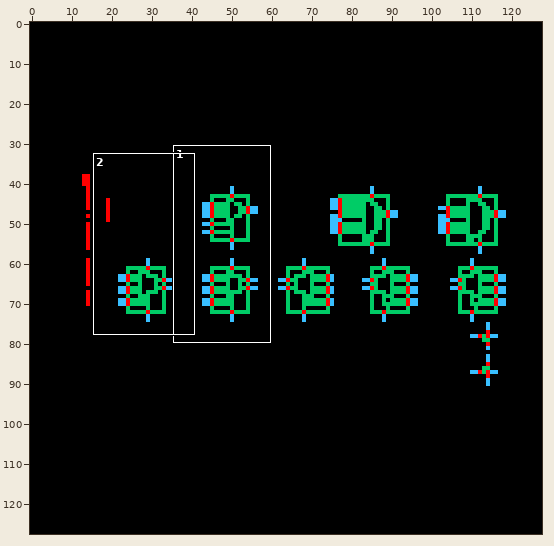
A sprite sheet gets an edit: serdes_bm_templates/rxhalf_ffe1_dfe4/schematic/thumbnail_128x128.png. Above: a wide view before the commit, with the close-up outlined.
Close-up. Before the edit:
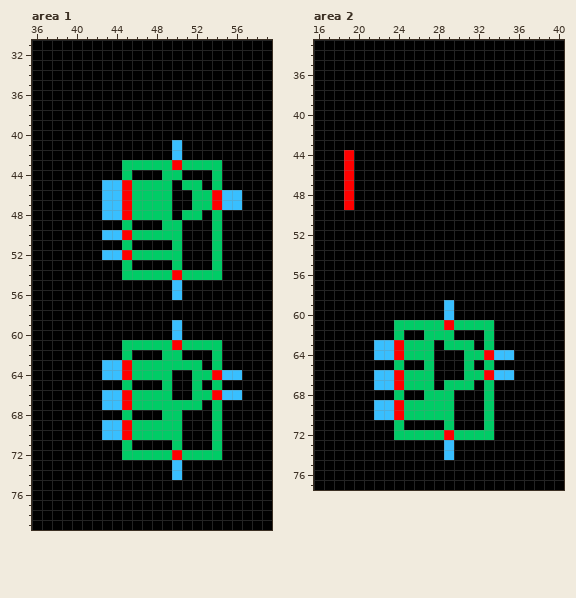
The file is 128x128 pixels. Shown: area 1: x 36..59, y 31..79; area 2: x 16..40, y 33..77. The commit also changed other parts of the picture, which this record leaves out.
New version:
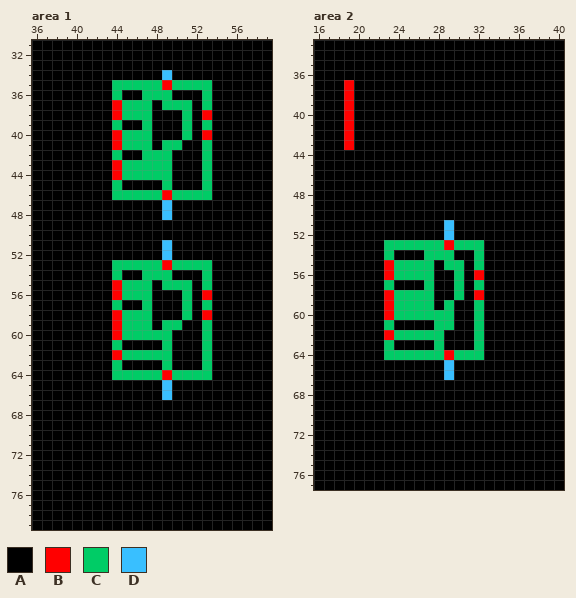
Palette (. is transparent): A #000000  B #ff0000  C #00cc66  D #39bfff
Difference:
Area 1:
y 34: x 49 A -> D
y 35: x 44..53 AAAAAAAAAA -> CCCCCBCCCC
y 36: x 44 A -> C; x 47..49 AAA -> CCC; x 53 A -> C
y 37: x 44..47 AAAA -> BCCC; x 49..51 AAA -> CCC; x 53 A -> C
y 38: x 44..47 AAAA -> BCCC; x 51 A -> C; x 53 A -> B
y 39: x 44 A -> C; x 47 A -> C; x 51 A -> C; x 53 A -> C
y 40: x 44..47 AAAA -> BCCC; x 51 A -> C; x 53 A -> B
y 41: x 44..47 AAAA -> BCCC; x 49..50 AD -> CC; x 53 A -> C
y 42: x 44 A -> C; x 47..50 AAAD -> CCCA; x 53 A -> C
y 43: x 44 A -> B; x 50..52 BCC -> AAA; x 54 C -> A
y 44: x 44 A -> B; x 46..48 AAA -> CCC; x 50 C -> A; x 53..54 AC -> CA
y 45: x 43..48 DDBCCC -> ACAAAA; x 51..54 CCAC -> AACA
y 46: x 43..45 DDB -> ACC; x 49..51 CAA -> BCC; x 54..56 BDD -> AAA
y 47: x 43..49 DDBCCCC -> AAAAAAD; x 52..56 CCBDD -> AAAAA
y 48: x 43..49 DDBCCCC -> AAAAAAD; x 51..52 CC -> AA; x 54 C -> A
y 49: x 45 C -> A; x 49..50 CC -> AA; x 54 C -> A
y 50: x 43..50 DDBCCCCC -> AAAAAAAA; x 54 C -> A
y 51: x 45 C -> A; x 49..50 AC -> DA; x 54 C -> A
y 52: x 43..50 DDBCCCCC -> AAAAAADA; x 54 C -> A
y 53: x 44 A -> C; x 46..49 AAAA -> CCCB; x 51..54 AAAC -> CCCA
y 54: x 44..46 ACC -> CAA; x 50..52 BCC -> AAA; x 54 C -> A
y 55: x 44..47 AAAA -> BCCC; x 49..51 ADA -> CCC; x 53 A -> C
y 56: x 44..47 AAAA -> BCCC; x 50..51 DA -> AC; x 53 A -> B
y 57: x 44 A -> C; x 47 A -> C; x 51 A -> C; x 53 A -> C
y 58: x 44..47 AAAA -> BCCC; x 51 A -> C; x 53 A -> B
y 59: x 44..47 AAAA -> BCCC; x 49..50 AD -> CC; x 53 A -> C
y 60: x 44..50 AAAAAAD -> BCCCCCA; x 53 A -> C
y 61: x 44..48 ACCCC -> CAAAA; x 50..52 BCC -> AAA; x 54 C -> A
y 62: x 44 A -> B; x 46..48 AAA -> CCC; x 50 C -> A; x 53..54 AC -> CA
y 63: x 43..48 DDBCCC -> ACAAAA; x 50..54 CCCAC -> AAACA
y 64: x 43..45 DDB -> ACC; x 49..51 CAA -> BCC; x 54..56 BDD -> AAA
y 65: x 45 C -> A; x 49 C -> D; x 52 C -> A; x 54 C -> A
y 66: x 43..49 DDBCCCC -> AAAAAAD; x 52..56 CCBDD -> AAAAA
y 67: x 43..52 DDBCCCCCCC -> AAAAAAAAAA; x 54 C -> A
y 68: x 45 C -> A; x 49..50 CC -> AA; x 54 C -> A
y 69..70: x 43..50 DDBCCCCC -> AAAAAAAA; x 54 C -> A
y 71: x 45 C -> A; x 50 C -> A; x 54 C -> A
y 72: x 45..54 CCCCCBCCCC -> AAAAAAAAAA
y 73..74: x 50 D -> A
Area 2:
y 37..43: x 19 A -> B
y 44..49: x 19 B -> A
y 51..52: x 29 A -> D
y 53: x 23..32 AAAAAAAAAA -> CCCCCCBCCC
y 54: x 23 A -> C; x 27..29 AAA -> CCC; x 32 A -> C
y 55: x 23..27 AAAAA -> BCCCC; x 29..30 AA -> CC; x 32 A -> C
y 56: x 23..27 AAAAA -> BCCCC; x 30 A -> C; x 32 A -> B
y 57: x 23 A -> C; x 27 A -> C; x 30 A -> C; x 32 A -> C
y 58: x 23..27 AAAAA -> BCCCC; x 30 A -> C; x 32 A -> B
y 59: x 23..27 AAAAA -> BCCCC; x 29 D -> C; x 32 A -> C
y 60: x 23..29 AAAAAAD -> BCCCCCC; x 32 A -> C
y 61: x 23..27 ACCCC -> CAAAA; x 29..31 BCC -> CAA; x 33 C -> A
y 62: x 23 A -> B; x 25..26 AA -> CC; x 29 C -> A; x 32..33 AC -> CA
y 63: x 22..33 DDBCCCACCCAC -> ACAAAACAAACA
y 64: x 22..24 DDB -> ACC; x 28..30 AAA -> CBC; x 33..35 BDD -> AAA
y 65: x 24 C -> A; x 27 C -> A; x 29 A -> D; x 31 C -> A; x 33 C -> A
y 66: x 22..27 DDBCCC -> AAAAAA; x 29 A -> D; x 31..35 CCBDD -> AAAAA
y 67: x 22..27 DDBCCC -> AAAAAA; x 29..31 CCC -> AAA; x 33 C -> A
y 68: x 24 C -> A; x 27..29 CCC -> AAA; x 33 C -> A
y 69..70: x 22..29 DDBCCCCC -> AAAAAAAA; x 33 C -> A
y 71: x 24 C -> A; x 29 C -> A; x 33 C -> A
y 72: x 24..33 CCCCCBCCCC -> AAAAAAAAAA
y 73..74: x 29 D -> A
